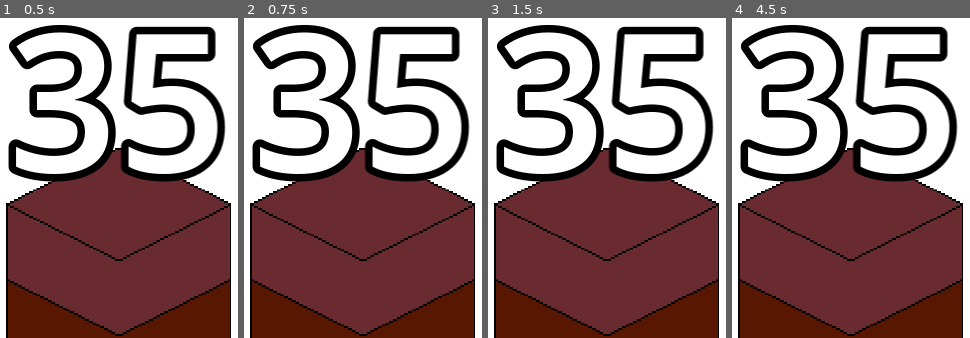
Above: before the commit, frames 1-4 (left to right).
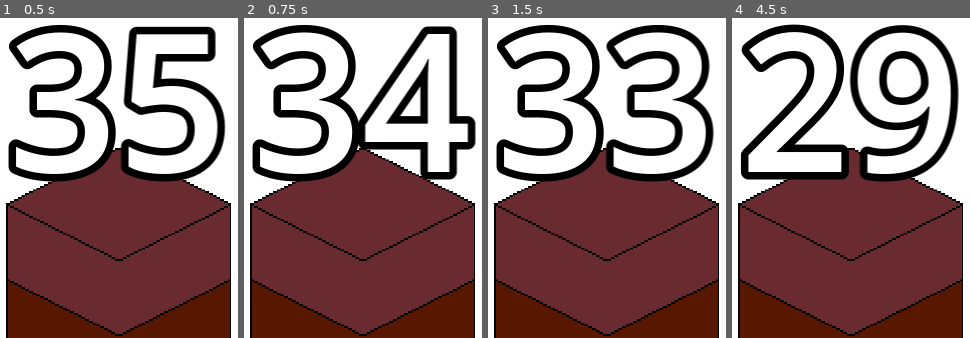
Above: after the commit, the same moments.

Repository: tfcb93/block-in-bits
Game: Godot game, scene res://Scenes/game.tscn
Two runs of this game, one before a commit and one after it. Both use one fixed random seed, a clock stepped at 60 frames per second and the inputs below.
Inputs (mouse positions are in pixels of both pictures, inside the frame that each line leads up to):
- Up to frame 1 (0.5 s): no input
- Up to frame 2 (0.75 s): tap Enter at 0.5 s; move the mouse to (outside the picture) at 0.52 s; hold Z (action) from 0.53 s (still down); click (outside the picture) at 0.67 s
- Up to frame 3 (1.5 s): tap Space at 1.25 s; move the mouse to (outside the picture) at 1.27 s; release Z (action) at 1.28 s; tap Z (action) at 1.35 s; click (outside the picture) at 1.42 s
- Up to frame 4 (4.5 s): tap Enter at 2, 3.5 s; move the mouse to (outside the picture) at 2.02 s; hold Z (action) 2.03-2.78 s; click (outside the picture) at 2.17 s; tap Space at 2.75, 4.25 s; move the mouse to (815, 194) at 2.77 s; tap Z (action) at 2.85, 4.35 s; click (815, 194) at 2.92 s; move the mouse to (outside the picture) at 3.52 s; hold Z (action) 3.53-4.28 s; click (outside the picture) at 3.67 s; move the mouse to (outside the picture) at 4.27 s; click (outside the picture) at 4.42 s

Frame 1 is identical in both runs. In frame 2, 10% of the frame differs, in the area x 47-98%, y 2-52%; in frame 3, 6.9%; in frame 4, 16%, in the area x 3-96%, y 1-52%.

Commit message:
Changes pickaxe resistance after name correction

Diff:
--- a/Resources/tools/pickaxe.tres
+++ b/Resources/tools/pickaxe.tres
@@ -5,4 +5,4 @@
 [resource]
 script = ExtResource("1_46qu7")
 name = "Pickaxe"
-resistence = 20
+resistance = 20
